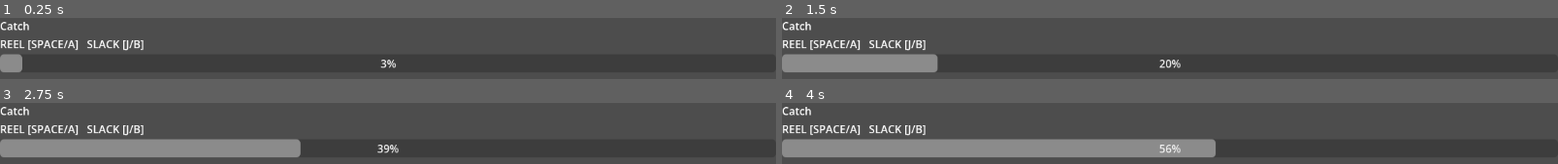
Above: before the commit, frames 1-4 (two rows, left to right).
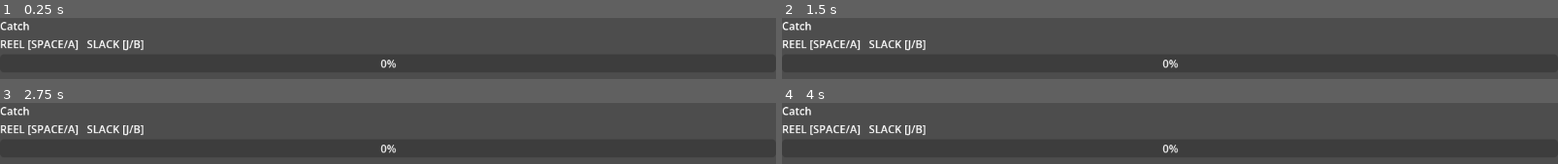
Above: after the commit, the same moments.

Repository: Teeohbee/deadcast
Game: Godot game, scene res://scenes/dive_run/FishingMini.tscn
Two runs of this game, one before a commit and one after it. Both use one fixed random seed, a clock stepped at 60 frames per second and the inputs below. This scene is started directly instead of the project's main scene.
Inputs (mouse positions are in pixels of both pictures, inside the frame that each line leads up to):
- Up to frame 1 (0.25 s): no input
- Up to frame 2 (1.5 s): tap Enter at 0.5 s; move the mouse to (outside the picture) at 0.52 s; hold Space (action_reel) 0.53-1.25 s; click (outside the picture) at 0.67 s; drag from (outside the picture) to (outside the picture) at 1.27 s
- Up to frame 3 (2.75 s): move the mouse to (outside the picture) at 2.02 s; hold Shift from 2.03 s (still down); click (outside the picture) at 2.17 s
- Up to frame 4 (4 s): release Shift at 2.75 s; drag from (outside the picture) to (outside the picture) at 2.77 s; move the mouse to (outside the picture) at 3.52 s; tap Ctrl at 3.6 s; click (outside the picture) at 3.67 s

The runs differ from the first frame. In frame 1, 0.9% of the frame differs, in the area x 0-50%, y 58-89%; in frame 2, 6.3%; in frame 3, 12%; in frame 4, 17%, in the area x 0-56%, y 58-89%.

Commit message:
fix: disable FishingMini _process until start() called, emit actual tension, use autofree in tests

Diff:
--- a/scenes/dive_run/FishingMini.gd
+++ b/scenes/dive_run/FishingMini.gd
@@ -22,6 +22,9 @@
 @onready var instruction_label: Label = $VBoxContainer/InstructionLabel
 @onready var tension_bar: ProgressBar = $VBoxContainer/TensionBar
 
+func _ready() -> void:
+    set_process(false)
+
 func start(catch_name: String) -> void:
     catch_stamina_current = float(catch_stamina)
     _current_tension = 0.0
@@ -33,6 +36,7 @@
     if tension_bar:
         tension_bar.max_value = max_tension
         tension_bar.value = 0.0
+    set_process(true)
 
 func _process(delta: float) -> void:
     if state == State.DONE:
@@ -89,4 +93,4 @@
 
     if _current_tension <= 0.0:
         state = State.DONE
-        caught.emit(0)
+        caught.emit(int(_current_tension))
--- a/tests/test_fishing_mini.gd
+++ b/tests/test_fishing_mini.gd
@@ -23,28 +23,26 @@
     assert_lt(fm.catch_stamina_current, 100.0)
 
 func test_reel_drains_stamina_faster() -> void:
-    var fm_normal = preload("res://scenes/dive_run/FishingMini.tscn").instantiate()
+    var fm_normal: FishingMini = preload("res://scenes/dive_run/FishingMini.tscn").instantiate()
     fm_normal.max_tension = 100
     fm_normal.catch_stamina = 100
     fm_normal.tension_rate = 10.0
-    add_child(fm_normal)
+    add_child_autofree(fm_normal)
     fm_normal.start("Test")
     fm_normal._process(1.0)
     var normal_stamina = fm_normal.catch_stamina_current
 
-    var fm_reel = preload("res://scenes/dive_run/FishingMini.tscn").instantiate()
+    var fm_reel: FishingMini = preload("res://scenes/dive_run/FishingMini.tscn").instantiate()
     fm_reel.max_tension = 100
     fm_reel.catch_stamina = 100
     fm_reel.tension_rate = 10.0
-    add_child(fm_reel)
+    add_child_autofree(fm_reel)
     fm_reel.start("Test")
     fm_reel._reel_held = true
     fm_reel._process(1.0)
     var reel_stamina = fm_reel.catch_stamina_current
 
     assert_lt(reel_stamina, normal_stamina, "Reeling should drain stamina faster")
-    fm_normal.queue_free()
-    fm_reel.queue_free()
 
 func test_stamina_depleted_transitions_to_reeling() -> void:
     fm.start("Test Catch")
